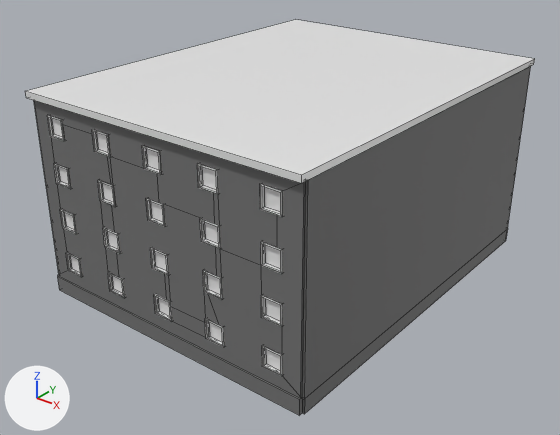
A saved change to the FBX model OSB3D/Assets/Prefabs/Import/Buildings/BR20_F04_01.fbx.
Camera for both pictures: a 50 mm camera at (41.2, 2.4, 26.4) aimed at (12.4, 38.3, 4.1). Lighting does not change. The marker at lower left points along +X, +Y and +Z. Mesh edges are drawn as thin lines. Where no turn or scale is listed for an object, it has been applied to the vertices.

The first picture shows 'BR20_F04_01'.
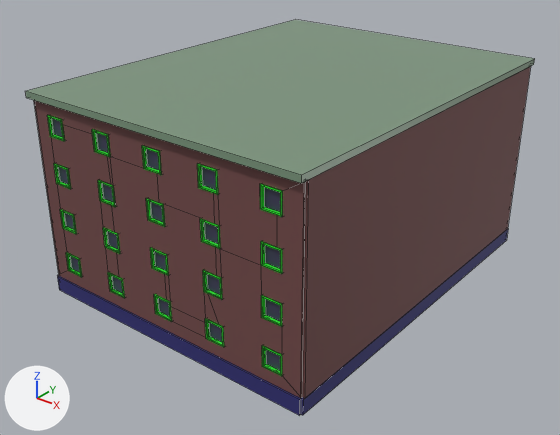
The edits, one by one:
Material 'Slab.004' (mat_slab_004) changes colour from grey #727272 to dark blue #2d2b72; in linear values from (0.168, 0.168, 0.168) to (0.0266, 0.0244, 0.168).
Material 'Roof.004' (mat_roof_004) changes colour from white #e7e7e7 to green #7b957c; in linear values from (0.8, 0.8, 0.8) to (0.197, 0.299, 0.201).
Material 'Facade.004' (mat_facade_004) changes colour from grey #727272 to brown #724848; in linear values from (0.168, 0.168, 0.168) to (0.168, 0.0656, 0.0646).
Material 'Frame.004' (mat_frame_004) changes colour from white #e7e7e7 to green #15e71b; in linear values from (0.8, 0.8, 0.8) to (0.00737, 0.8, 0.0111).
Material 'DoorPanel.004' (mat_doorpanel_004) changes colour from white #e7e7e7 to red #e76569; in linear values from (0.8, 0.8, 0.8) to (0.8, 0.131, 0.141).
Material 'WindowGlass.004' (mat_windowglass_004) changes colour from white #e7e7e7 to dark blue #3e3b58; in linear values from (0.8, 0.8, 0.8) to (0.0482, 0.0435, 0.0985).
Material 'Stair.004' (mat_stair_004) changes colour from grey #727272 to grey #7b7a7b; in linear values from (0.168, 0.168, 0.168) to (0.197, 0.193, 0.199).

Where the change shows, as pixel boxes [x1, y1, x2, y2] in the pictures (560 x 435 px):
'BR20_F04_01', recoloured: [25, 20, 535, 415] in both
